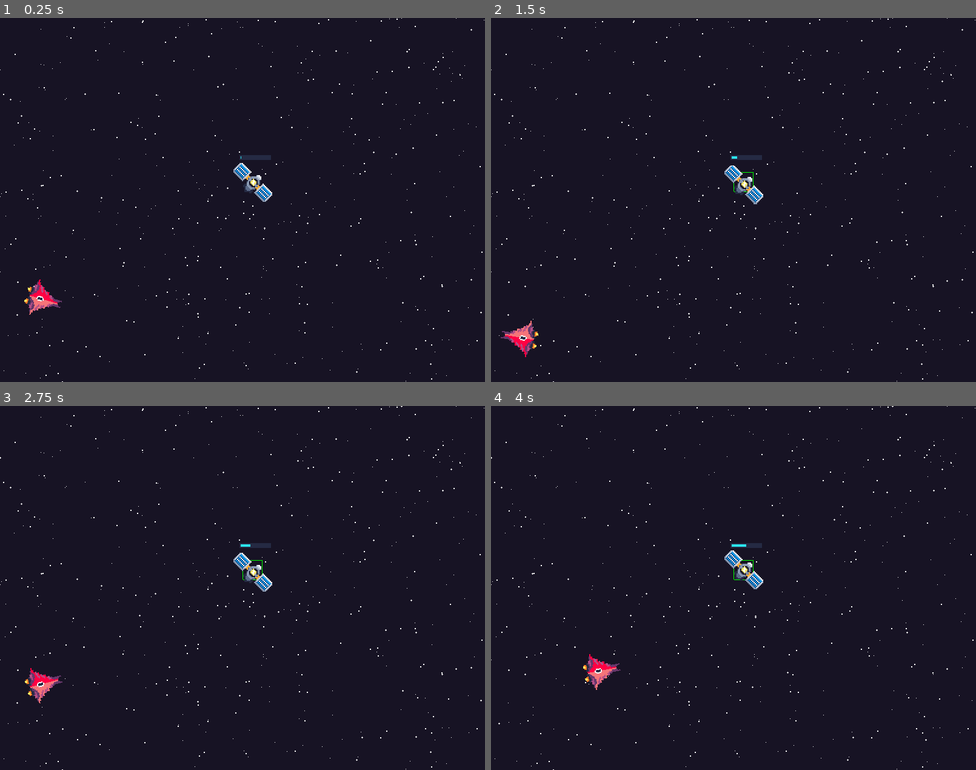
Above: before the commit, frames 1-4 (two rows, left to right).
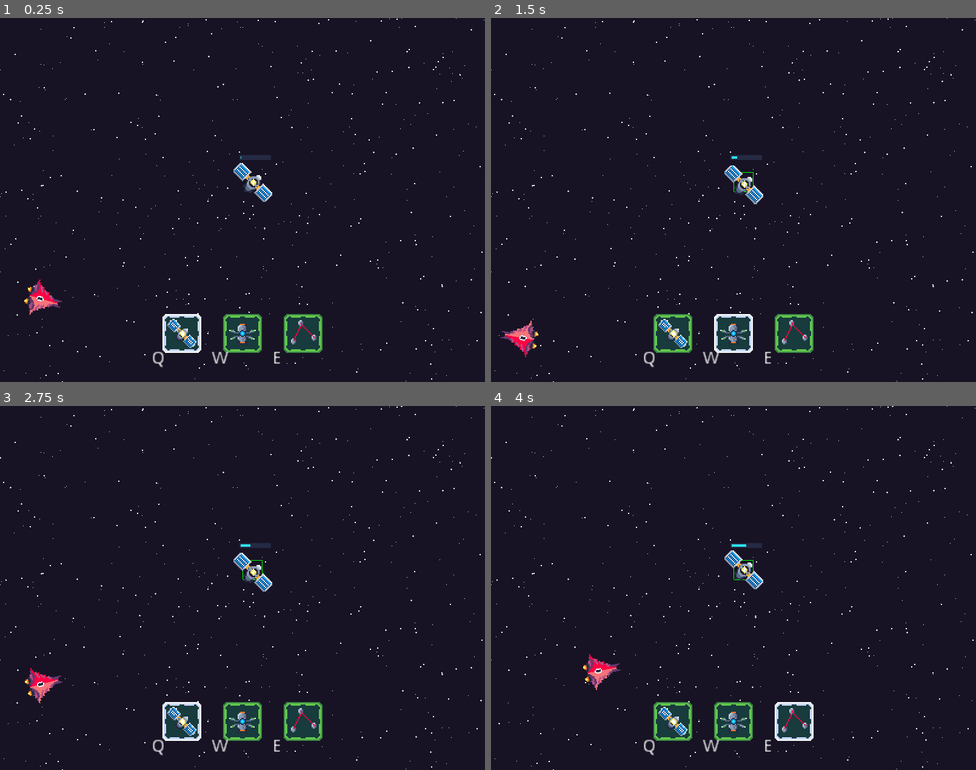
Above: after the commit, the same moments.

Repository: svntax/LD45-StartWithNothing
Game: Godot game, scene res://Scenes/Gameplay.tscn
Same seed, same stepped clock (60 frames per second), same inputs: the game is played once before the commit and once after it.
Inputs (mouse positions are in pixels of both pictures, inside the frame that each line leads up to):
- Up to frame 1 (0.25 s): no input
- Up to frame 2 (1.5 s): move the mouse to (743, 181) at 0.52 s; tap Q (BuildEnergyNode) at 0.6 s; click (743, 181) at 0.67 s; tap W (BuildGunNode) at 0.8, 1.35 s; click (743, 181) at 1.42 s
- Up to frame 3 (2.75 s): tap E (BuildLink) at 1.55, 2.1 s; move the mouse to (291, 507) at 2.02 s; click (291, 507) at 2.17 s; tap Q (BuildEnergyNode) at 2.3 s
- Up to frame 4 (4 s): move the mouse to (709, 660) at 2.77 s; tap Q (BuildEnergyNode) at 2.85 s; click (709, 660) at 2.92 s; tap W (BuildGunNode) at 3.05, 3.6 s; move the mouse to (879, 642) at 3.52 s; click (879, 642) at 3.67 s; tap E (BuildLink) at 3.8 s

The runs differ from the first frame. In frame 1, 2.7% of the frame differs, in the area x 31-67%, y 81-96%; in frame 2, 2.7%; in frame 3, 2.7%; in frame 4, 2.7%.

Commit message:
Added UI for action selection.

Diff:
--- a/Scenes/Gameplay.tscn
+++ b/Scenes/Gameplay.tscn
@@ -1,8 +1,9 @@
-[gd_scene load_steps=5 format=2]
+[gd_scene load_steps=6 format=2]
 
 [ext_resource path="res://Scripts/GameplayControls.gd" type="Script" id=1]
 [ext_resource path="res://Scripts/Starfield.gd" type="Script" id=2]
 [ext_resource path="res://Scenes/CrashingEnemySpawn.tscn" type="PackedScene" id=3]
+[ext_resource path="res://Scenes/NodeTypeSelectionUI.tscn" type="PackedScene" id=4]
 
 [sub_resource type="CircleShape2D" id=1]
 radius = 4.0
@@ -26,3 +27,7 @@
 
 [node name="CrashingEnemySpawn" parent="." instance=ExtResource( 3 )]
 position = Vector2( 60, 460 )
+
+[node name="NodeTypeSelectionUI" parent="." instance=ExtResource( 4 )]
+position = Vector2( 300, 520 )
+scale = Vector2( 2, 2 )
--- a/Scenes/GunNode.tscn
+++ b/Scenes/GunNode.tscn
@@ -21,7 +21,7 @@
 "values": [ Vector2( 0, 0 ), Vector2( 0, 6 ), Vector2( 0, 0 ) ]
 }
 
-[node name="GunNode" index="0" groups=[
+[node name="GunNode" groups=[
 "GunNodes",
 ] instance=ExtResource( 1 )]
 script = ExtResource( 2 )
--- /dev/null
+++ b/Scenes/NodeTypeSelectionUI.tscn
@@ -0,0 +1,45 @@
+[gd_scene load_steps=6 format=2]
+
+[ext_resource path="res://Scripts/NodeTypeSelectionUI.gd" type="Script" id=1]
+[ext_resource path="res://Sprites/icon_energy.png" type="Texture" id=2]
+[ext_resource path="res://Sprites/icon_gun.png" type="Texture" id=3]
+[ext_resource path="res://Sprites/icon_link.png" type="Texture" id=4]
+[ext_resource path="res://Sprites/icon_highlight.png" type="Texture" id=5]
+
+[node name="NodeTypeSelectionUI" type="Node2D"]
+script = ExtResource( 1 )
+
+[node name="IconEnergy" type="Sprite" parent="."]
+texture = ExtResource( 2 )
+
+[node name="IconGun" type="Sprite" parent="."]
+position = Vector2( 50, 0 )
+texture = ExtResource( 3 )
+
+[node name="IconConnect" type="Sprite" parent="."]
+position = Vector2( 100, 0 )
+texture = ExtResource( 4 )
+
+[node name="IconHighlight" type="Sprite" parent="."]
+texture = ExtResource( 5 )
+
+[node name="EnergyKey" type="Label" parent="."]
+margin_left = -25.0
+margin_top = 14.0
+margin_right = 15.0
+margin_bottom = 28.0
+text = "Q"
+
+[node name="GunKey" type="Label" parent="."]
+margin_left = 25.0
+margin_top = 14.0
+margin_right = 65.0
+margin_bottom = 28.0
+text = "W"
+
+[node name="GunKey2" type="Label" parent="."]
+margin_left = 75.0
+margin_top = 14.0
+margin_right = 115.0
+margin_bottom = 28.0
+text = "E"
--- a/Scripts/GameplayControls.gd
+++ b/Scripts/GameplayControls.gd
@@ -6,6 +6,7 @@
 var gunNodeScene = load("res://Scenes/GunNode.tscn")
 
 onready var mouseArea = $MouseArea
+onready var nodeSelectUI = $NodeTypeSelectionUI
 
 onready var selectedNode = null
 
@@ -25,12 +26,15 @@
         deselectNode()
     if Input.is_action_just_pressed("BuildEnergyNode"):
         currentMode = BUILD_ENERGY_MODE;
+        nodeSelectUI.selectEnergyNode()
         print("Build energy mode");
     if Input.is_action_just_pressed("BuildGunNode"):
         currentMode = BUILD_GUN_MODE;
+        nodeSelectUI.selectGunNode()
         print("Build gun mode");
     if Input.is_action_just_pressed("BuildLink"):
         currentMode = ADD_LINK_MODE;
+        nodeSelectUI.selectLinkIcon()
         print("Build link mode");
 
 
--- /dev/null
+++ b/Scripts/NodeTypeSelectionUI.gd
@@ -0,0 +1,15 @@
+extends Node2D
+
+onready var energyNodeIcon = $IconEnergy
+onready var gunNodeIcon = $IconGun
+onready var linkIcon = $IconConnect
+onready var iconHighlight = $IconHighlight
+
+func selectEnergyNode():
+    iconHighlight.position = energyNodeIcon.position
+
+func selectGunNode():
+    iconHighlight.position = gunNodeIcon.position
+
+func selectLinkIcon():
+    iconHighlight.position = linkIcon.position
Binary file added: Sprites/icon_energy.png
Not shown, added: Sprites/icon_energy.png.import
Binary file added: Sprites/icon_gun.png
Not shown, added: Sprites/icon_gun.png.import
Binary file added: Sprites/icon_highlight.png
Not shown, added: Sprites/icon_highlight.png.import
Binary file added: Sprites/icon_link.png
Not shown, added: Sprites/icon_link.png.import
